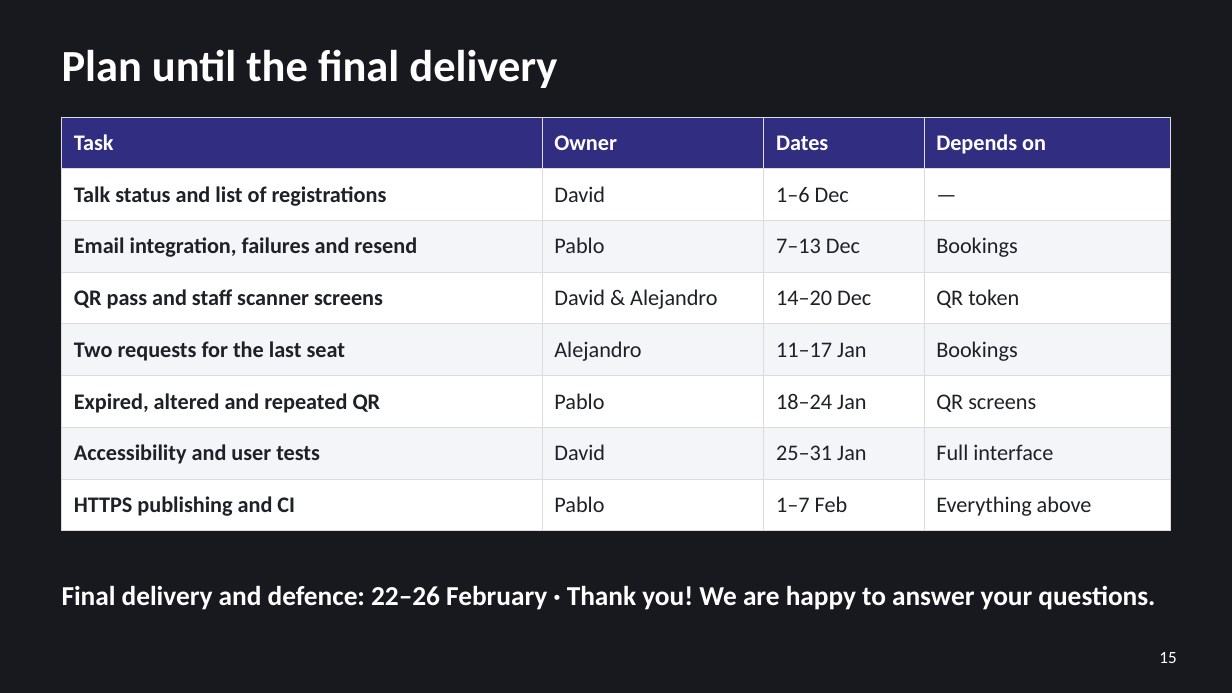
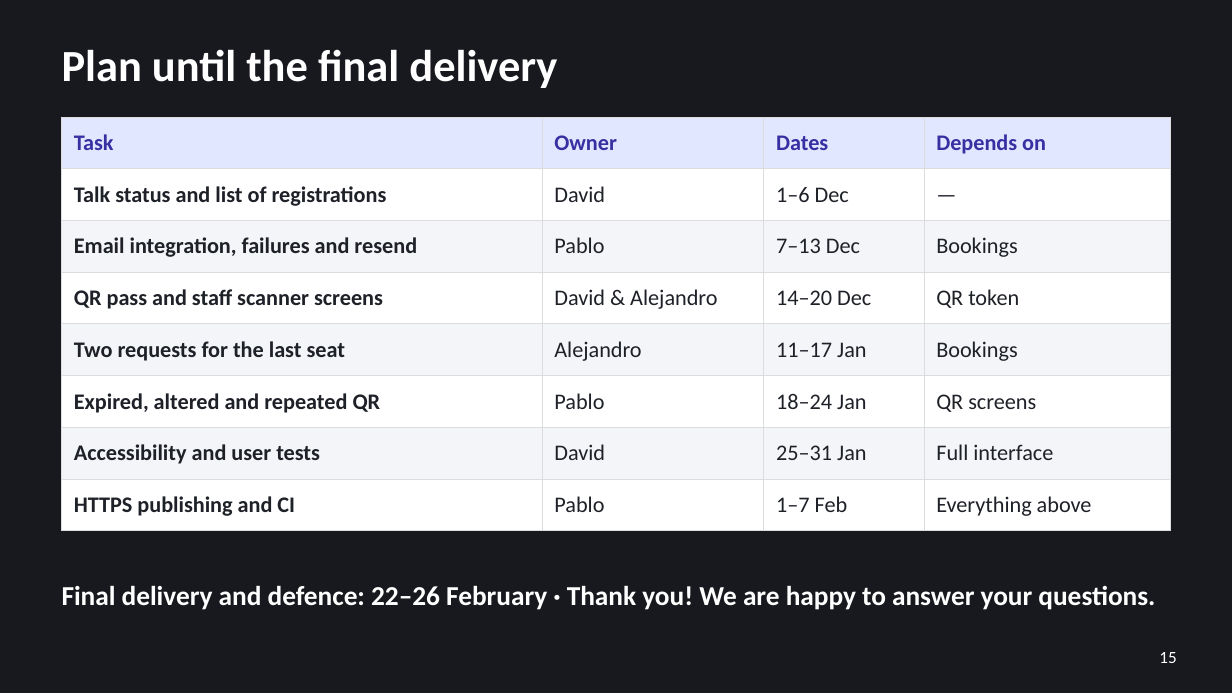
Before and after one commit to pablopedron/SABITECH, a slide deck: slide 15 of documents/Presentacion/07_2_DAW_Intermodular_1Evaluacion_SABITECH_WEB_Presentacion.pptx. Drawn at 1232x693 pixels with LibreOffice and Linux fonts; fonts in the diff are those of the drawing; background and template pictures are left out. Boxes give left, top, right and bottom in pixels: in the first picture for what was removed or moved away, otherwise in the second. Text is boxed around its words. In the diff, an @@ line names an element or a change of style, - is before the commit and + after.

```diff
--- a/documents/Presentacion/07_2_DAW_Intermodular_1Evaluacion_SABITECH_WEB_Presentacion.pptx
+++ b/documents/Presentacion/07_2_DAW_Intermodular_1Evaluacion_SABITECH_WEB_Presentacion.pptx
@@ table at [62,117,1170,520] @@
@@ fill #312E81 to #E0E7FF in row 1 @@
@@ text colour #FFFFFF to #3730A3 in "Task", "Owner", "Dates", "Depends on" @@
```
Also in this commit, not shown: 14 other slides changed.
